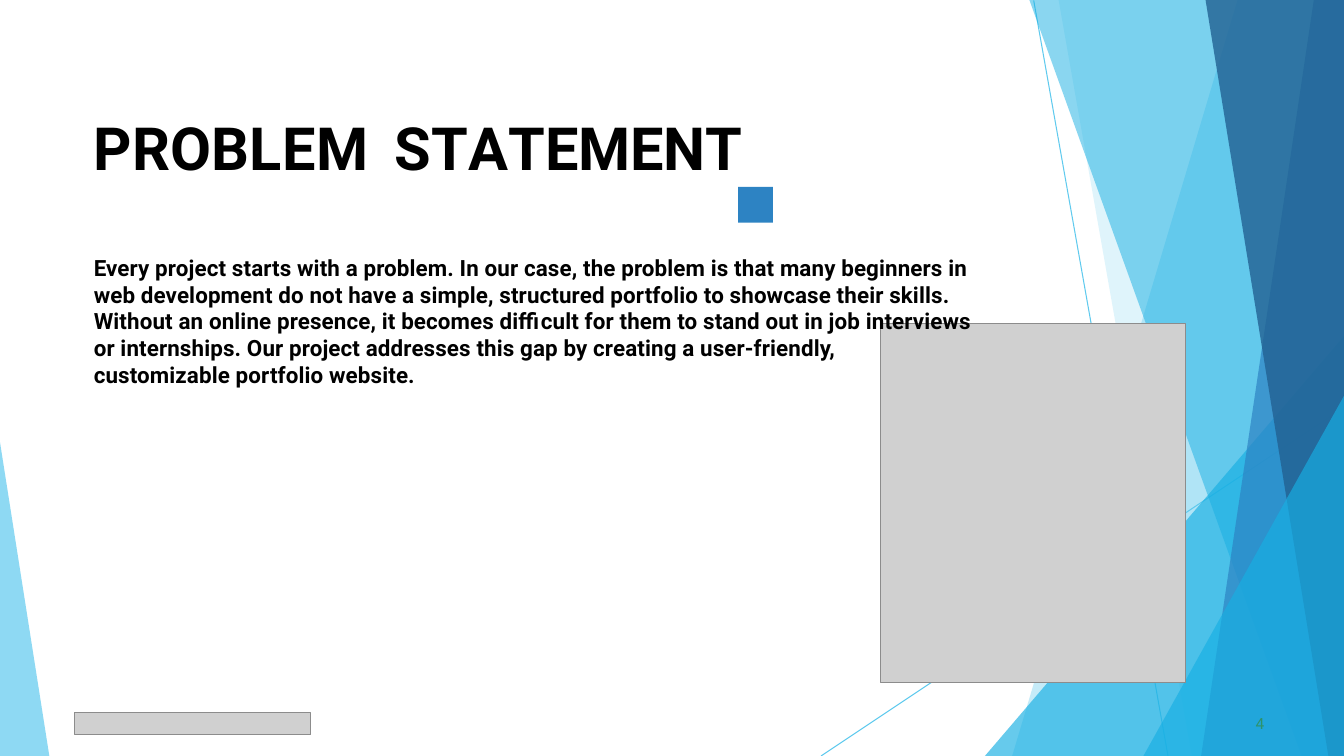
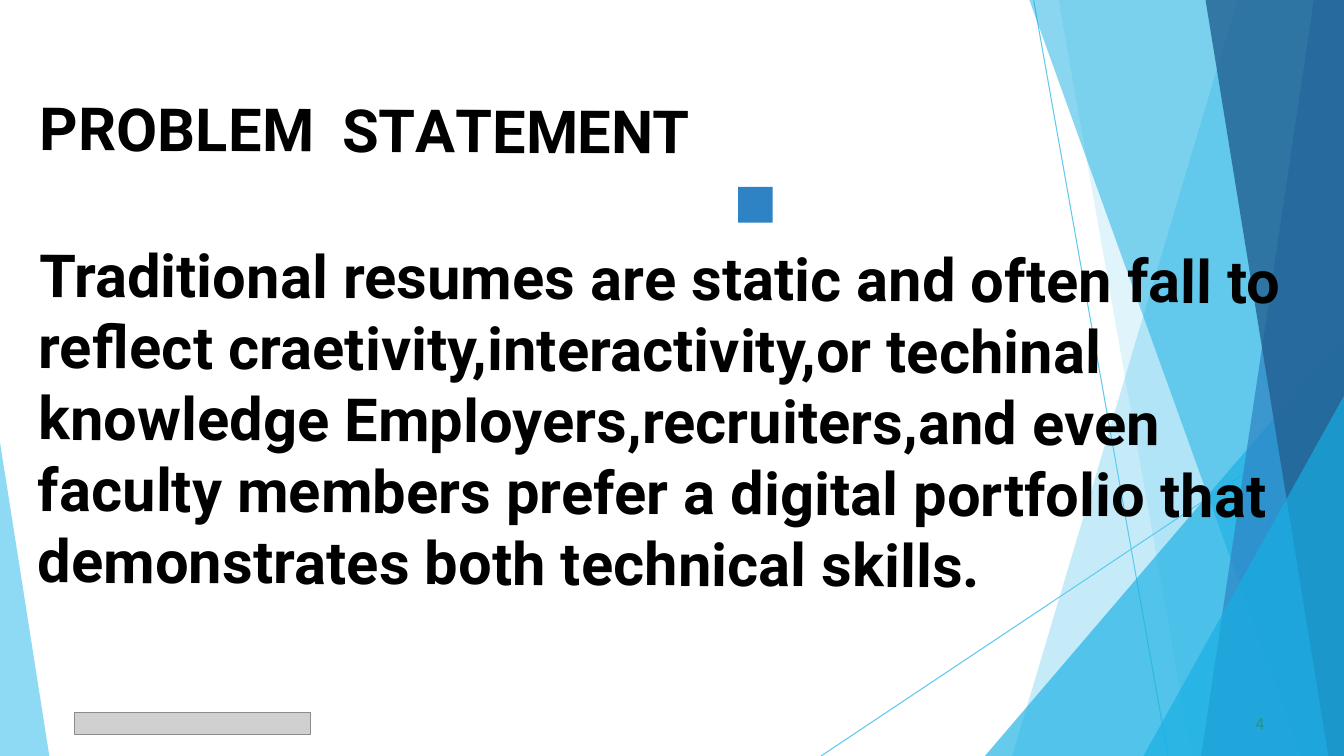
Before and after one commit to kathir13102005/Kathir, a slide deck: slide 4 of PPT FWD TNSDC 2025.pptx. Drawn at 1344x756 pixels with LibreOffice and Linux fonts; fonts in the diff are those of the drawing; grey boxes stand for pictures; background and template pictures are left out. Boxes give left, top, right and bottom in pixels: in the first picture for what was removed or moved away, otherwise in the second. Text is boxed around its words. In the diff, an @@ line names an element or a change of style, - is before the commit and + after.

```diff
--- a/PPT FWD TNSDC 2025.pptx
+++ b/PPT FWD TNSDC 2025.pptx
@@ title added at (38,107,1280,588), 42.5 pt, text #000000, bold @@
+PROBLEM STATEMENT
+Traditional resumes are static and often fall to reflect craetivity,interactivity,or techinal knowledge Employers,recruiters,and even faculty members prefer a digital portfolio that demonstrates both technical skills.
@@ title removed at (94,127,971,388) @@
-PROBLEM STATEMENT
-Every project starts with a problem. In our case, the problem is that many beginners in web development do not have a simple, structured portfolio to showcase their skills. Without an online presence, it becomes difficult for them to stand out in job interviews or internships. Our project addresses this gap by creating a user-friendly, customizable portfolio website.
@@ picture removed at (881,324,1186,683) @@
```
Also in this commit, not shown: 8 other slides changed, 2 slides added, 2 slides removed.
